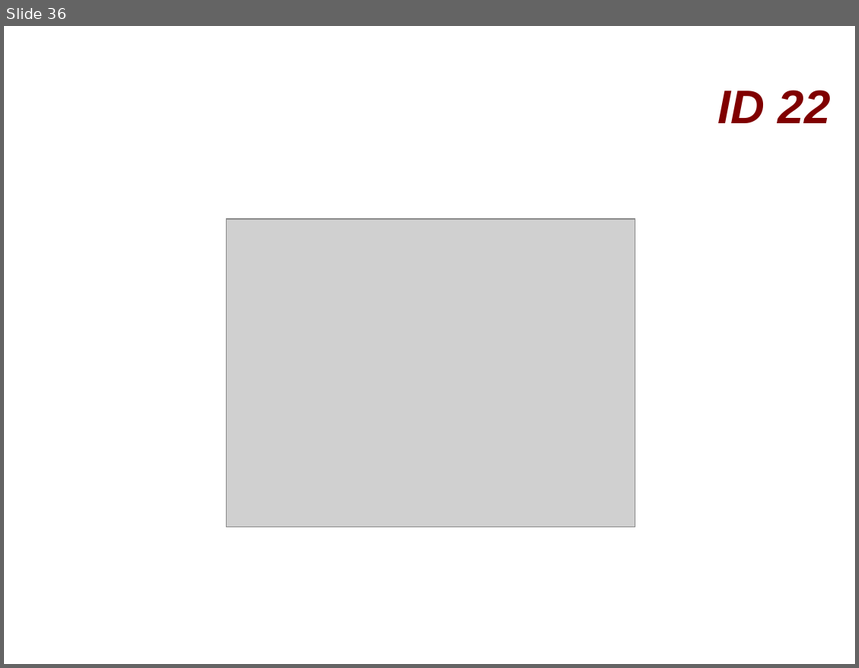
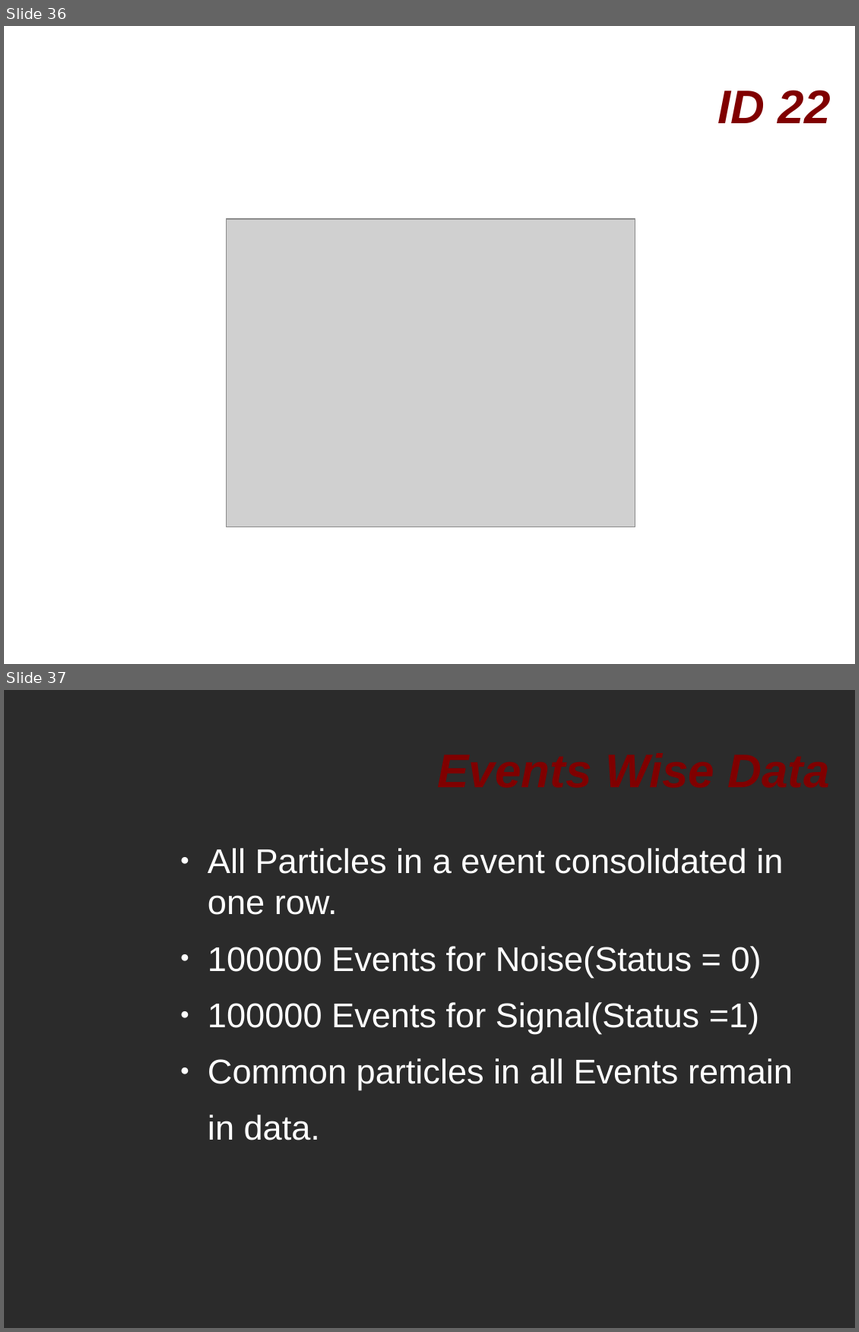
Before and after one commit to Odin84064/software, a slide deck: Presentation/Presentation_Bashir(February).odp. Shown one above the other, each under a label of ours: slide 36 before the commit, slides 36 and 37 after it. The pictures are 859x668 and 859x1332 pixels, drawn with LibreOffice and Linux fonts; fonts in the diff are those of the drawing; grey boxes stand for pictures; background and template pictures are left out; a plain dark background stands for a picture behind light text. Boxes give left, top, right and bottom in pixels: in the first picture for what was removed or moved away, otherwise in the second. Text is boxed around its words. In the diff, an @@ line names an element or a change of style, - is before the commit and + after.

Commit message:
training for event wise Rivet data

```diff
--- a/Presentation/Presentation_Bashir(February).odp
+++ b/Presentation/Presentation_Bashir(February).odp
@@ slide 37 added at box(4, 690, 855, 1328), background picture (left out) @@
@@ text added at box(208, 848, 793, 1140), 32 pt, text #FFFFFF @@
+● All Particles in a event consolidated in one row.
+● 100000 Events for Noise(Status = 0)
+● 100000 Events for Signal(Status =1)
+● Common particles in all Events remain
+in data.
@@ title added at box(244, 948, 436, 1141), 44 pt, text #800000, bold, italic @@
+Events Wise Data
```
Also in this commit, not shown: 1 slide changed, 11 other slides added, 3 other files.
